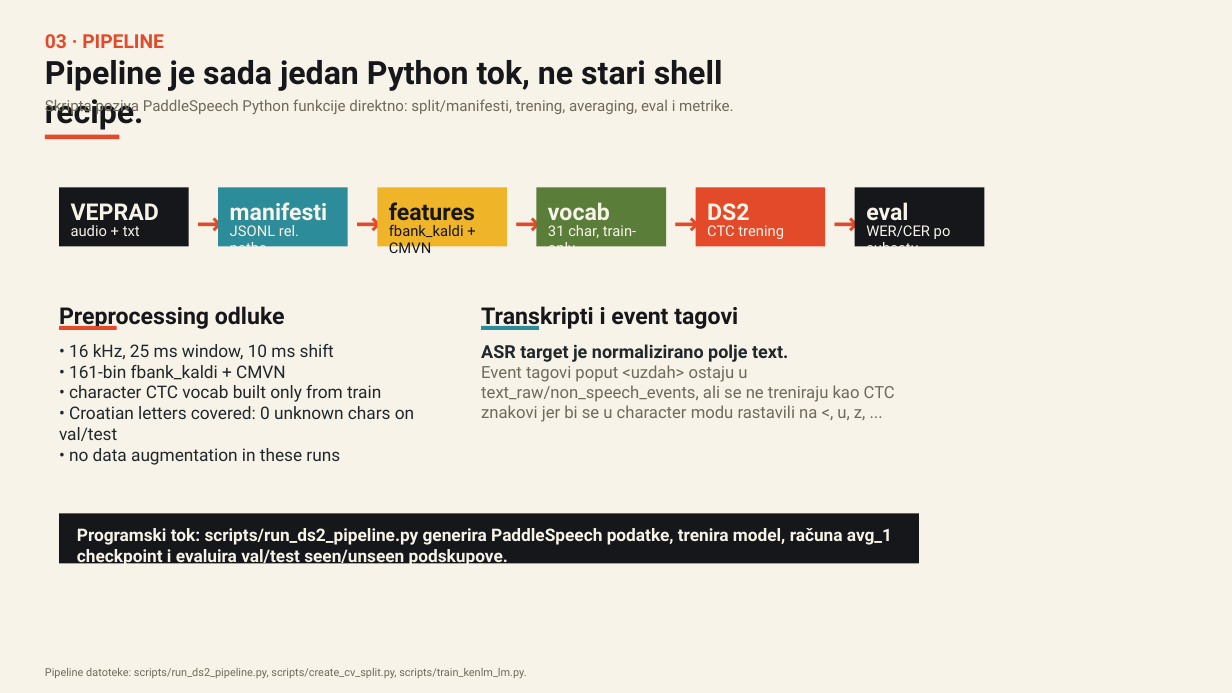
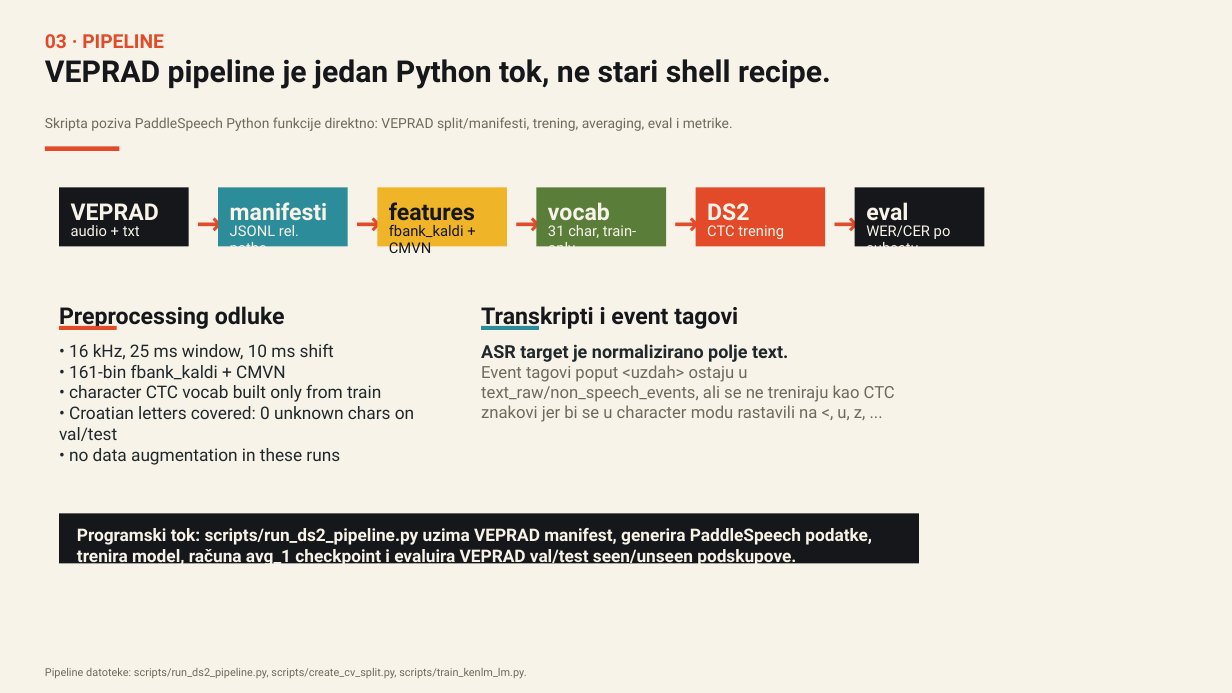
Before and after one commit to lukaIvanic/paddle_deepspeech2_clean, a slide deck: slide 3 of presentation/ROGJ_Deepspeech2_topic_presentation.pptx. Drawn at 1232x693 pixels with LibreOffice and Linux fonts; fonts in the diff are those of the drawing. Boxes give left, top, right and bottom in pixels: in the first picture for what was removed or moved away, otherwise in the second. Text is boxed around its words. In the diff, an @@ line names an element or a change of style, - is before the commit and + after.

Commit message:
Center VEPRAD in presentation narrative

```diff
--- a/presentation/ROGJ_Deepspeech2_topic_presentation.pptx
+++ b/presentation/ROGJ_Deepspeech2_topic_presentation.pptx
@@ text at (45, 59, 831, 89): text changed; size 25 to 23.5 pt @@
-Pipeline je sada jedan Python tok, ne stari shell recipe.
+VEPRAD pipeline je jedan Python tok, ne stari shell recipe.
@@ text at (45, 117, 733, 131): text changed; size 11.8 to 10.8 pt @@
-Skripta poziva PaddleSpeech Python funkcije direktno: split/manifesti, trening, averaging, eval i metrike.
+Skripta poziva PaddleSpeech Python funkcije direktno: VEPRAD split/manifesti, trening, averaging, eval i metrike.
@@ rectangle: place and size @@
-rectangle at (45, 135, 120, 140)
+rectangle at (45, 146, 120, 151)
@@ text at (77, 528, 872, 567): text changed @@
-Programski tok: scripts/run_ds2_pipeline.py generira PaddleSpeech podatke, trenira model, računa avg_1 checkpoint i evaluira val/test seen/unseen podskupove.
+Programski tok: scripts/run_ds2_pipeline.py uzima VEPRAD manifest, generira PaddleSpeech podatke, trenira model, računa avg_1 checkpoint i evaluira VEPRAD val/test seen/unseen podskupove.
```
Also in this commit, not shown: 6 other slides changed, 1 other file.
